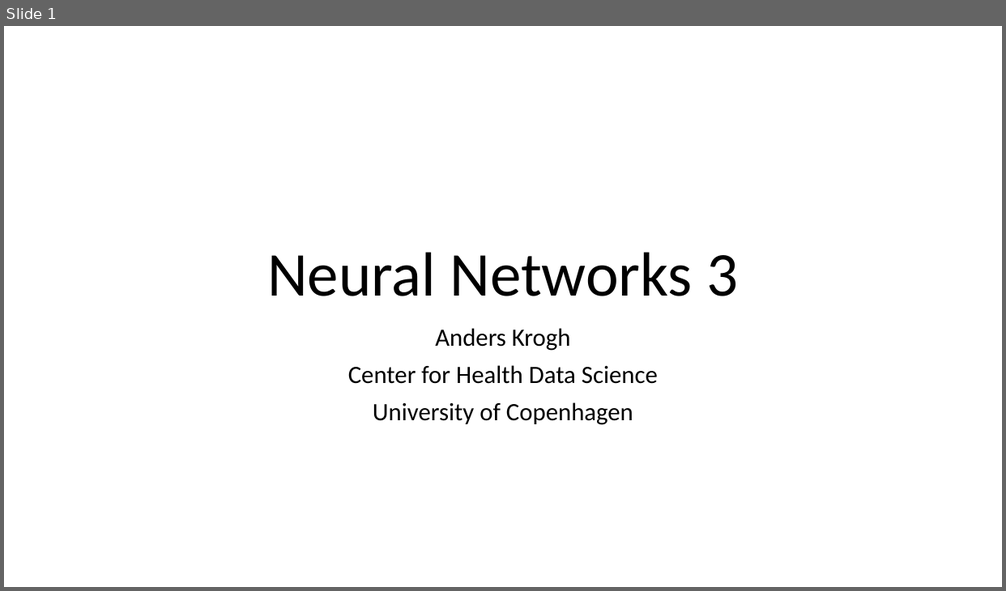
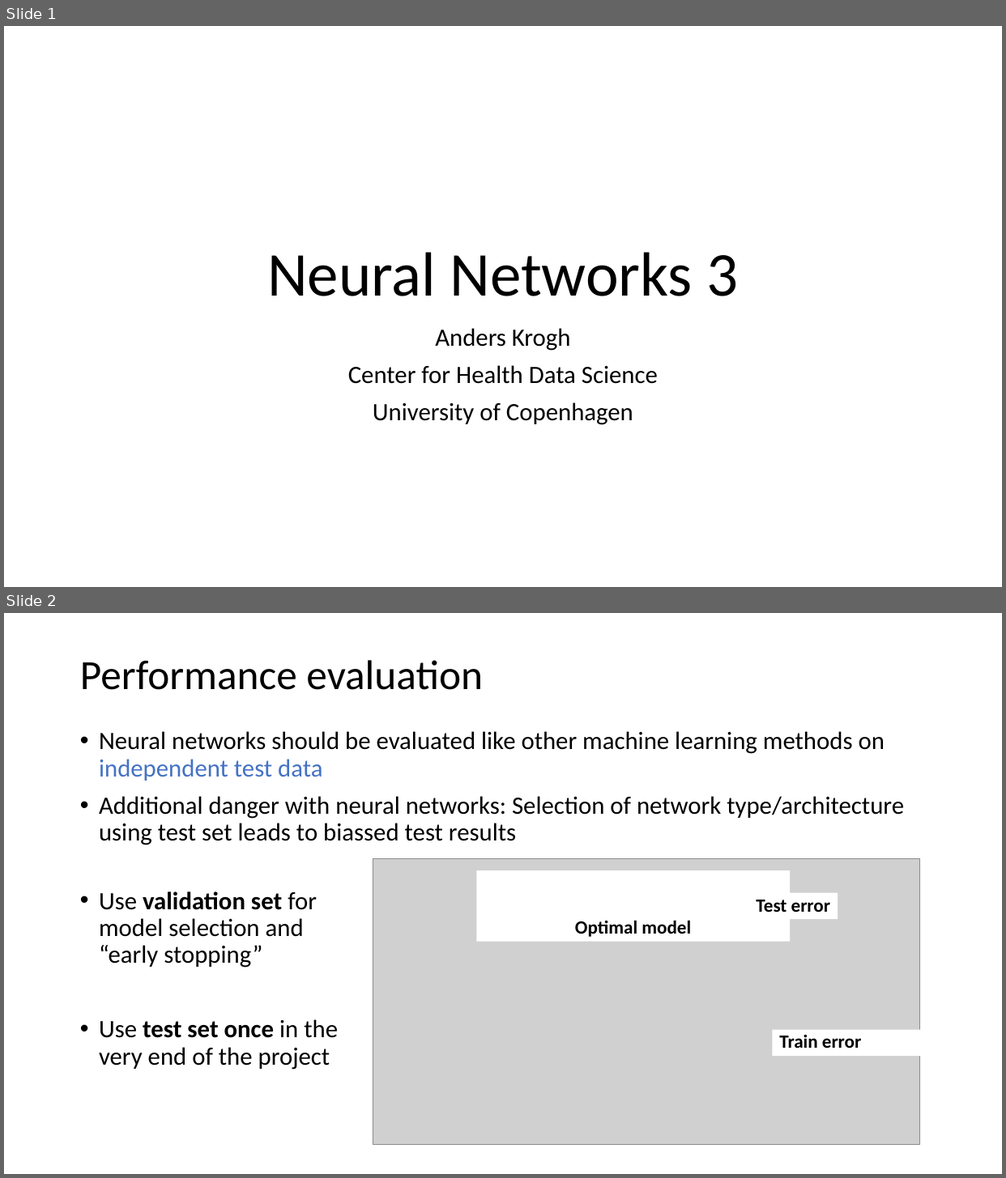
Before and after one commit to Center-for-Health-Data-Science/IntroToML, a slide deck: Day2/NNintro3.pptx. Shown one above the other, each under a label of ours: slide 1 before the commit, slides 1 and 2 after it. The pictures are 1006x591 and 1006x1178 pixels, drawn with LibreOffice and Linux fonts; fonts in the diff are those of the drawing; grey boxes stand for pictures. Boxes give left, top, right and bottom in pixels: in the first picture for what was removed or moved away, otherwise in the second. Text is boxed around its words. In the diff, an @@ line names an element or a change of style, - is before the commit and + after.

```diff
--- a/Day2/NNintro3.pptx
+++ b/Day2/NNintro3.pptx
@@ slide 2 added at (x1=4, y1=613, x2=1002, y2=1174), background #FFFFFF @@
@@ title added at (x1=80, y1=660, x2=483, y2=690), 40 pt, text #000000 @@
+Performance evaluation
@@ text added at (x1=99, y1=731, x2=904, y2=845), 24 pt, text #000000 @@
+• Neural networks should be evaluated like other machine learning methods on independent test data
+• Additional danger with neural networks: Selection of network type/architecture using test set leads to biassed test results
@@ text added at (x1=99, y1=892, x2=338, y2=1070), 24 pt, text #000000 @@
+• Use validation set for model selection and “early stopping”
+• Use test set once in the very end of the project
@@ group added at (x1=373, y1=859, x2=920, y2=1144): 3 rectangles, 1 picture @@
+Optimal model
+Train error
+Test error
```
Also in this commit, not shown: 6 other slides added, 6 slides removed, 5 other files.
